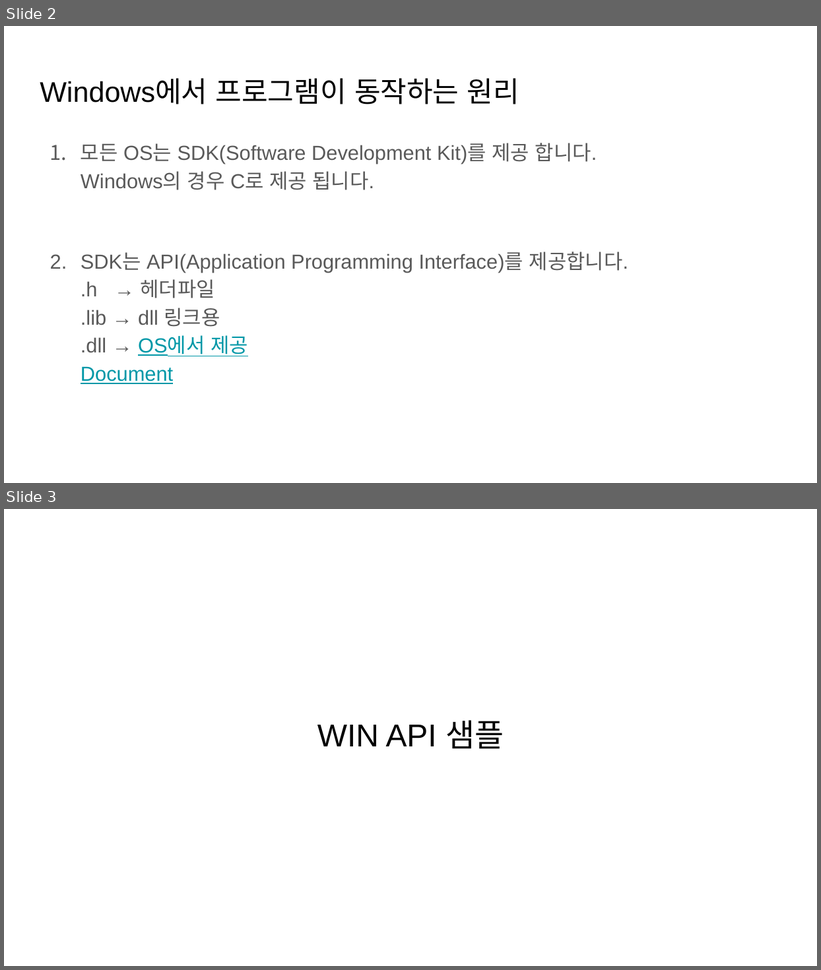
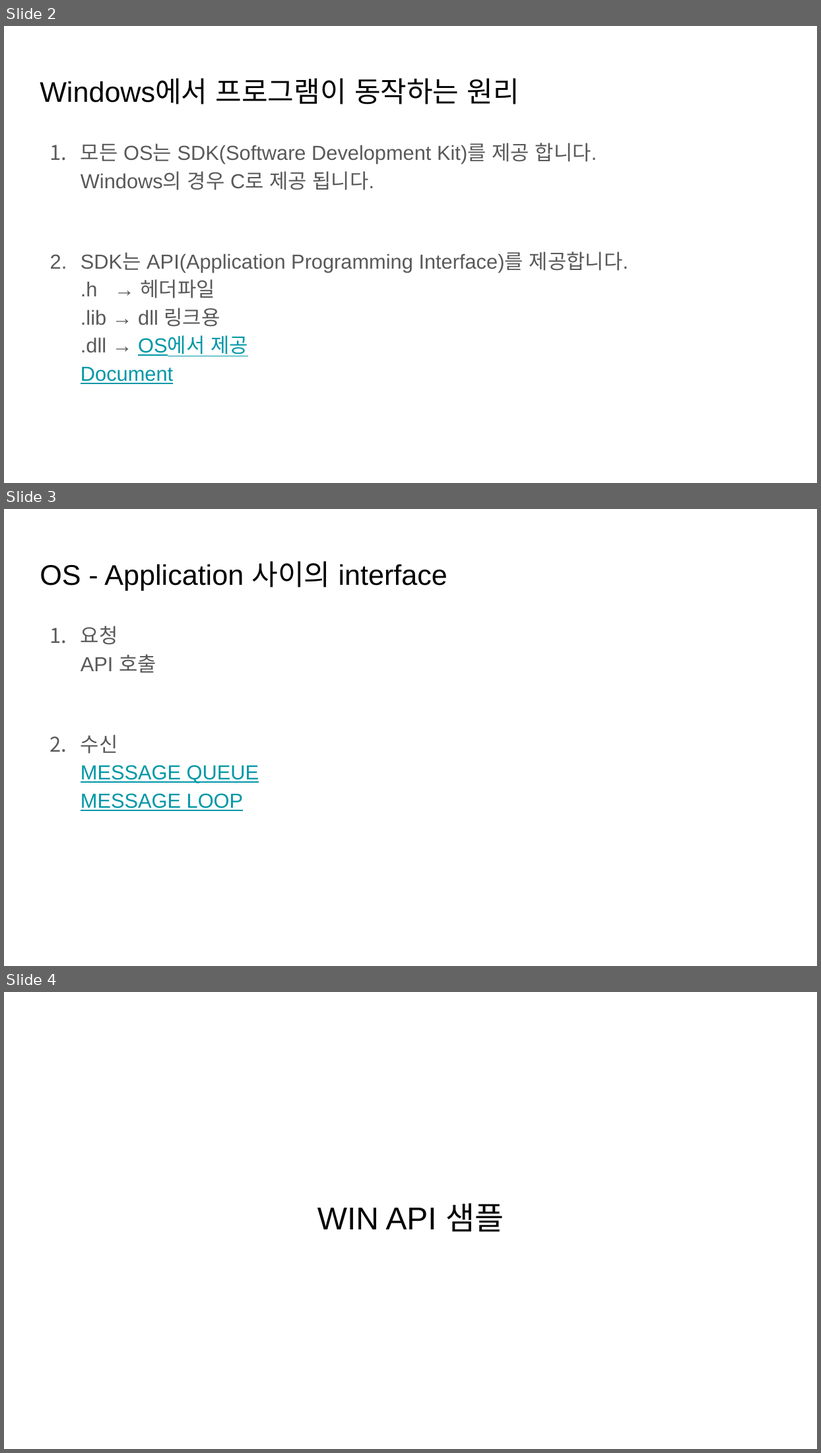
Before and after one commit to hswdreamer/BMWWinAPI, a slide deck: PPT.pptx. Shown one above the other, each under a label of ours: slides 2 and 3 before the commit, slides 2, 3 and 4 after it. The pictures are 821x970 and 821x1453 pixels, drawn with LibreOffice and Linux fonts; fonts in the diff are those of the drawing. Boxes give left, top, right and bottom in pixels: in the first picture for what was removed or moved away, otherwise in the second. Text is boxed around its words. In the diff, an @@ line names an element or a change of style, - is before the commit and + after.

```diff
--- a/PPT.pptx
+++ b/PPT.pptx
@@ slide 3 added at (4,509,817,966), background #FFFFFF @@
@@ title added at (40,561,448,590), 25.2 pt, text #000000 @@
+OS - Application 사이의 interface
@@ text added at (81,626,259,811), 18 pt, text #0097A7, underline @@
+1. 요청
+   API 호출
+2. 수신
+   MESSAGE QUEUE
+   MESSAGE LOOP
@@ what was slide 3 is now slide 4 @@
```
Also in this commit, not shown: 1 slide changed, 1 other file.
